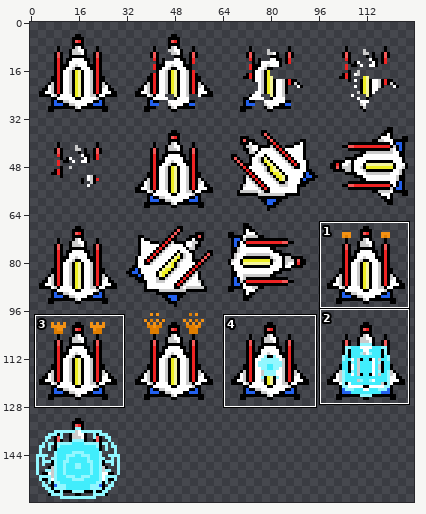
Edited in one commit: sprite sheet (new-game-project/Ship.png). Above: a wide view before the commit, with the close-up outlined.
Close-up. The starting point:
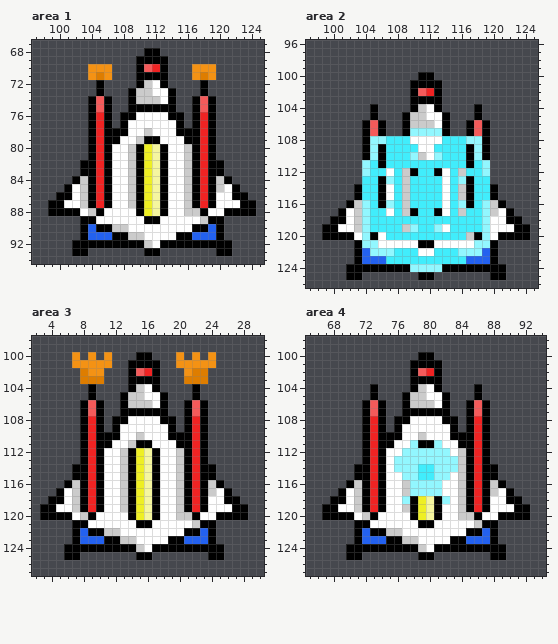
The file is 128x160 pixels. Shown: area 1: x 97..125, y 67..94; area 2: x 97..125, y 96..126; area 3: x 2..30, y 98..127; area 4: x 65..94, y 98..127. The commit also changed other parts of the picture, which this record leaves out.
After the commit:
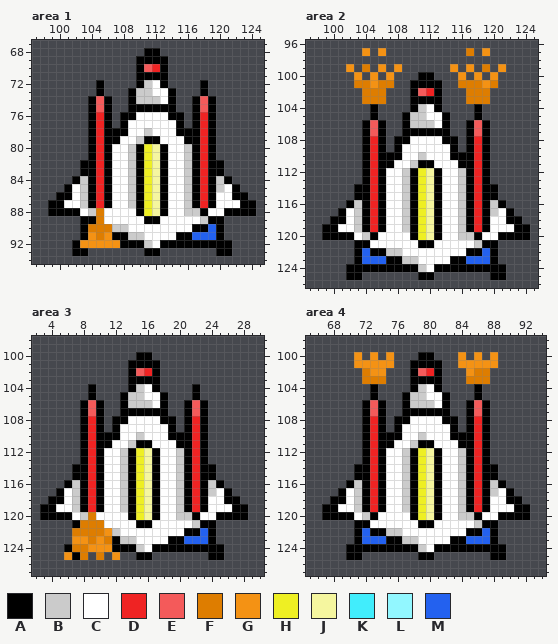
Palette (. is transparent): A #000000  B #cbcbcb  C #ffffff  D #ef2323  E #f45a5a  F #de7d00  G #f49214  H #eeef23  J #f5f69f  K #41edfc  L #92f7ff  M #2361ef
The edit:
Area 1:
y 70: x 104..106 GGG -> ...; x 117..119 GGG -> ...
y 71: x 104..106 GFG -> ...; x 117..119 GFG -> ...
y 88: x 105 A -> F
y 89: x 105 C -> F
y 90: x 104..106 MAA -> FFF
y 91: x 104..106 MMM -> GFG
y 92: x 103..107 AAAAA -> GGGGG
Area 2:
y 97: x 104 . -> G; x 106 . -> G; x 117 . -> F; x 119 . -> G
y 99: x 102 . -> G; x 104 . -> F; x 106 . -> G; x 108 . -> G; x 115 . -> G; x 117 . -> G; x 119 . -> F; x 121 . -> G
y 100: x 103 . -> G; x 105 . -> G; x 107 . -> G; x 116 . -> G; x 118 . -> G; x 120 . -> G
y 101: x 103..107 ..... -> FFGFF; x 116..120 ..... -> FFFGF
y 102..103: x 104..106 ... -> FFF; x 117..119 ... -> FFF
y 107: x 110..113 LLLL -> AAAA
y 108: x 105..109 LLKKK -> DA.AA; x 114..118 KKKLL -> AA.AD
y 109: x 105 L -> D; x 107..110 KKKK -> .ACC; x 113..116 KKKK -> CCA.; x 118 L -> D
y 110: x 105 L -> D; x 107..110 KKKL -> AACC; x 113..116 LKKK -> CCAA; x 118 L -> D
y 111: x 104..105 LK -> AD; x 107..116 KKKKKKKKKK -> ACCBAACCCA; x 118..119 KL -> DA
y 112: x 104..106 LKK -> ADA; x 108 K -> C; x 111..112 KK -> HJ; x 115 K -> C; x 117..119 KKL -> ADA
y 113: x 104..105 KK -> AD; x 107..108 LK -> CC; x 110..113 KKKK -> AHJA; x 115..116 KL -> CB; x 118..119 KK -> DA
y 114..115: x 104..105 KK -> AD; x 108 K -> C; x 110..113 KKKK -> AHJA; x 115 K -> C; x 118..119 KK -> DA
y 116: x 104..105 LK -> AD; x 107..108 LK -> CC; x 110..113 KKKK -> AHJA; x 115..116 KL -> CB; x 118..119 KL -> DA
y 117: x 104..106 LKK -> ADA; x 108 K -> C; x 111..112 KK -> HJ; x 115 K -> C; x 117..119 KKL -> ADA
y 118: x 104..119 LKKKKKKKKKKKKKKL -> ADACCBAHJACCBADA
y 119: x 104..108 LKKKK -> ADACC; x 110..113 LKKL -> AHJA; x 115..119 KKKKL -> CBADA
y 120: x 104 L -> B; x 107..116 KKKKKKKKKK -> CCCAHJACCB; x 119 L -> C
y 121: x 104..105 LL -> AC; x 118..119 LL -> BA
y 122: x 105..110 LLLKKK -> AABBCC; x 113..118 KKKLLL -> CCCCAA
y 123: x 107..116 KKKKKKKKKK -> AABBCCCCAA
y 124: x 110..113 LLLL -> ABCA
Area 3:
y 100: x 7 G -> .; x 9 G -> .; x 11 G -> .; x 20 G -> .; x 22 G -> .; x 24 G -> .
y 101: x 7..11 GGGGG -> .....; x 20..24 GGGGG -> .....
y 102: x 8..10 FGG -> ...; x 21..23 GFF -> ...
y 103: x 8..10 FFF -> ...; x 21..23 FFF -> ...
y 120: x 9 A -> F
y 121: x 8..10 ACC -> FFF
y 122: x 7..11 AMAAB -> FFFFG
y 123: x 7..11 AMMMA -> GGFGF
y 124: x 7..11 AAAAA -> FFGGG
y 125: x 6 A -> G; x 8 . -> F; x 10 . -> F; x 12 . -> G
Area 4:
y 100: x 71 . -> G; x 73 . -> G; x 75 . -> G; x 84 . -> G; x 86 . -> G; x 88 . -> G
y 101: x 71..75 ..... -> GGGGG; x 84..88 ..... -> GGGGG
y 102: x 72..74 ... -> FGG; x 85..87 ... -> GFF
y 103: x 72..74 ... -> FFF; x 85..87 ... -> FFF
y 111: x 78 L -> B; x 81 L -> C
y 112: x 77..82 LLLLLL -> BAHJAC
y 113: x 76..83 LLLLLLLL -> CBAHJACC
y 114: x 76..83 LLLKKLLL -> CBAHJACC
y 115: x 77..82 LLKKLL -> BAHJAC
y 116..117: x 78..81 LLLL -> AHJA
y 118: x 77 L -> B; x 82 L -> C
